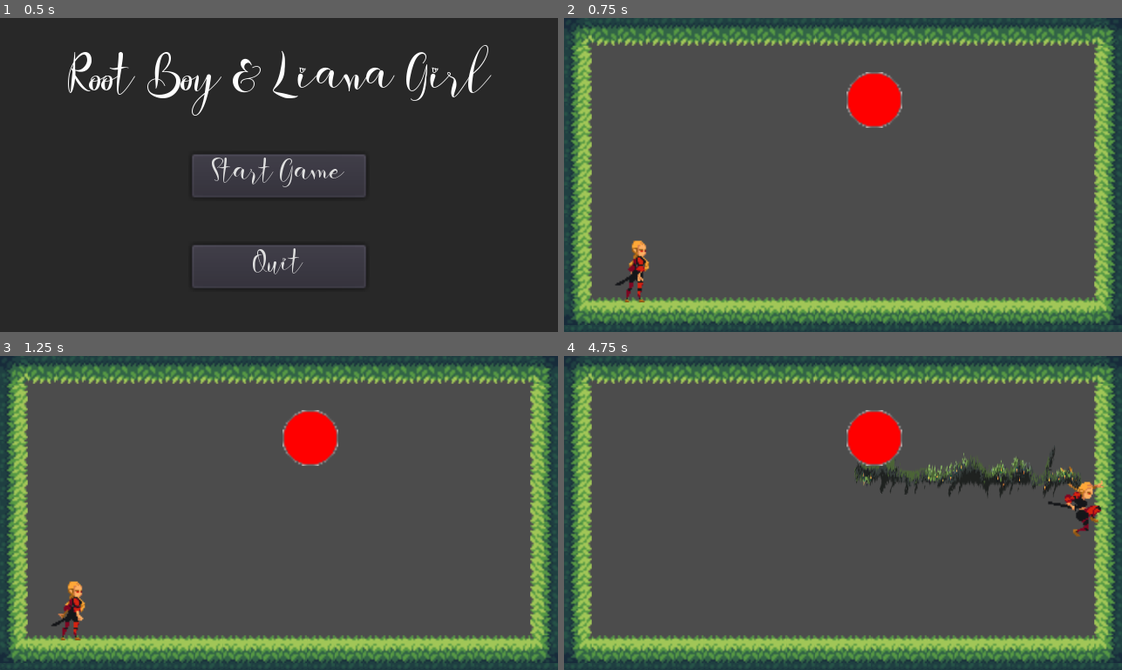
Above: before the commit, frames 1-4 (two rows, left to right).
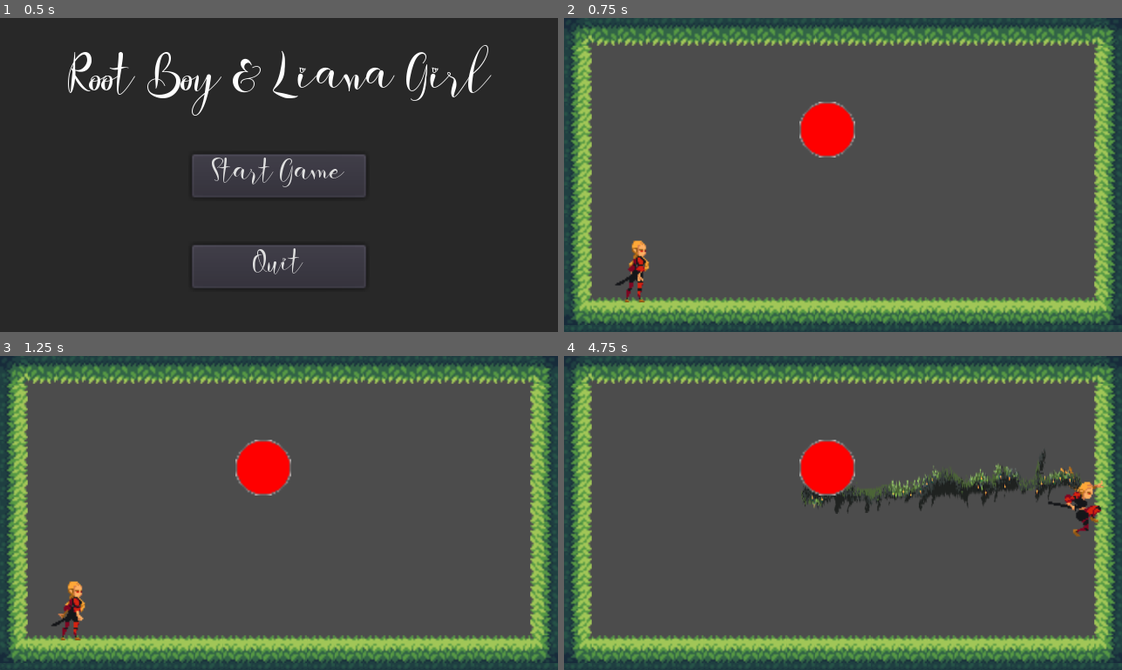
Above: after the commit, the same moments.

Repository: doofmars/root-girl
Game: Godot game, scene res://src/game.tscn
Same seed, same stepped clock (60 frames per second), same inputs: the game is played once before the commit and once after it.
Inputs (mouse positions are in pixels of both pictures, inside the frame that each line leads up to):
- Up to frame 1 (0.5 s): no input
- Up to frame 2 (0.75 s): click "Start Game" at 0.5 s
- Up to frame 3 (1.25 s): no input
- Up to frame 4 (4.75 s): move the mouse to (965, 497) at 1.27 s; press the mouse at (965, 497) at 1.28 s; hold Right (ui_right) 1.28-2.78 s; tap Up (ui_up) at 1.52, 2.27, 3.77, 4.52 s; move the mouse to (731, 528) at 2.02 s; release the mouse at (731, 528) at 2.03 s; click (731, 528) at 2.1 s; move the mouse to (898, 443) at 2.77 s; press the mouse at (898, 443) at 2.78 s; hold Left (ui_left) 2.78-3.53 s; move the mouse to (815, 575) at 3.52 s; release the mouse at (815, 575) at 3.53 s; hold Right (ui_right) from 3.53 s (still down); click (815, 575) at 3.6 s; move the mouse to (1010, 560) at 4.27 s; press the mouse at (1010, 560) at 4.28 s

Frame 1 is identical in both runs. In frame 2, 2.8% of the frame differs, in the area x 42-61%, y 17-45%; in frame 3, 2.8%; in frame 4, 5.4%, in the area x 42-93%, y 17-51%.

Commit message:
Move & Rename TestAnchor

Diff:
--- a/src/level/level0.tscn
+++ b/src/level/level0.tscn
@@ -3,7 +3,7 @@
 [ext_resource path="res://src/level/jungle-tileset.tres" type="TileSet" id=1]
 [ext_resource path="res://src/level/level0.gd" type="Script" id=2]
 [ext_resource path="res://src/character/Girl.tscn" type="PackedScene" id=3]
-[ext_resource path="res://src/character/TestAnchor.tscn" type="PackedScene" id=4]
+[ext_resource path="res://src/objects/StaticAnchor.tscn" type="PackedScene" id=4]
 [ext_resource path="res://src/character/Liana.tscn" type="PackedScene" id=5]
 
 [node name="level0" type="Node2D"]
@@ -24,5 +24,5 @@
 
 [node name="Liana" parent="Girl" instance=ExtResource( 5 )]
 
-[node name="TestAnchor" parent="." instance=ExtResource( 4 )]
-position = Vector2( 178, 47 )
+[node name="StaticAnchor" parent="." instance=ExtResource( 4 )]
+position = Vector2( 151, 64 )
--- a/src/character/TestAnchor.tscn
+++ b/src/objects/StaticAnchor.tscn
@@ -13,7 +13,7 @@
 "speed": 5.0
 } ]
 
-[node name="TestAnchor" type="Area2D"]
+[node name="StaticAnchor" type="Area2D"]
 position = Vector2( 827, 373 )
 collision_layer = 2
 collision_mask = 0
@@ -21,7 +21,7 @@
 "_edit_group_": true
 }
 
-[node name="TestAnchorCollisionShape" type="CollisionShape2D" parent="."]
+[node name="StaticAnchorCollisionShape" type="CollisionShape2D" parent="."]
 shape = SubResource( 3 )
 
 [node name="AnimatedSprite" type="AnimatedSprite" parent="."]
